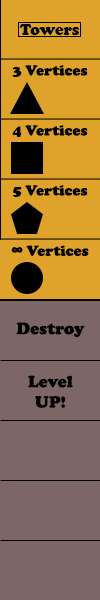
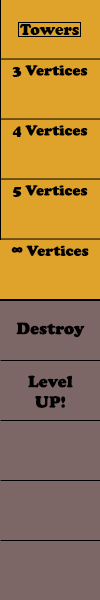
Layers edited between the first and the second (100, 600) image:
hid "Elipse 1" over [11, 262, 43, 294]
hid "Polígono 1" over [11, 202, 43, 234]
hid "Retângulo 1" over [11, 142, 43, 174]
hid "Triângulo 1" over [10, 82, 44, 114]
